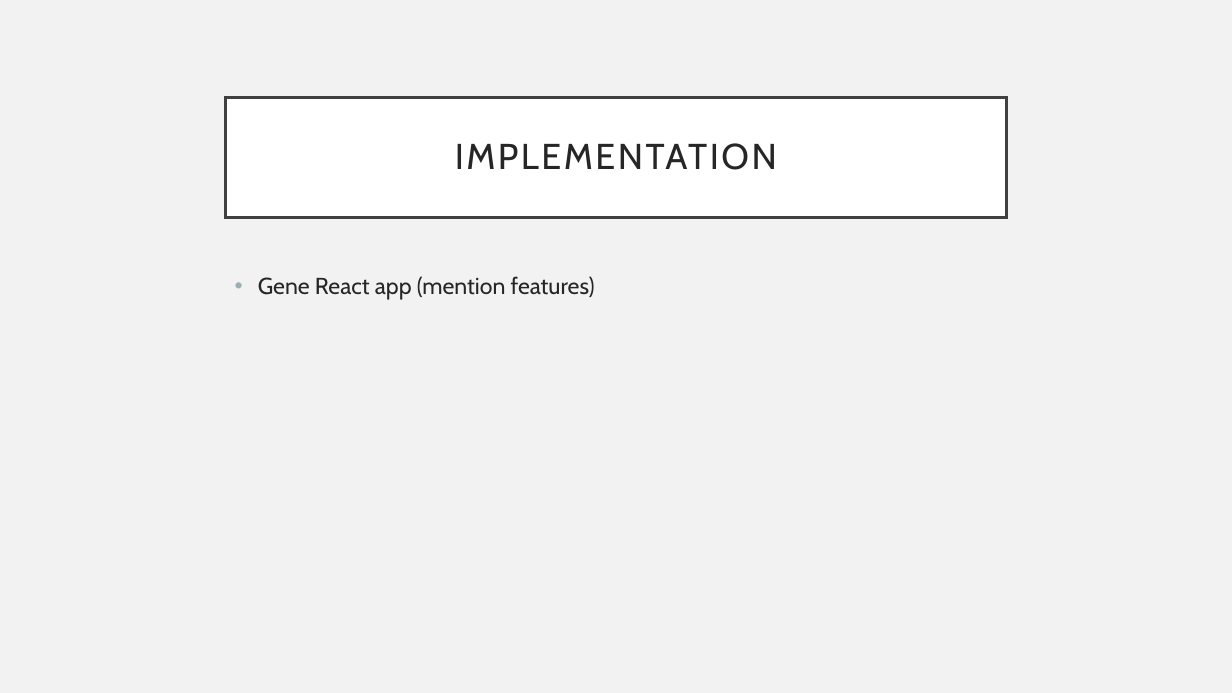
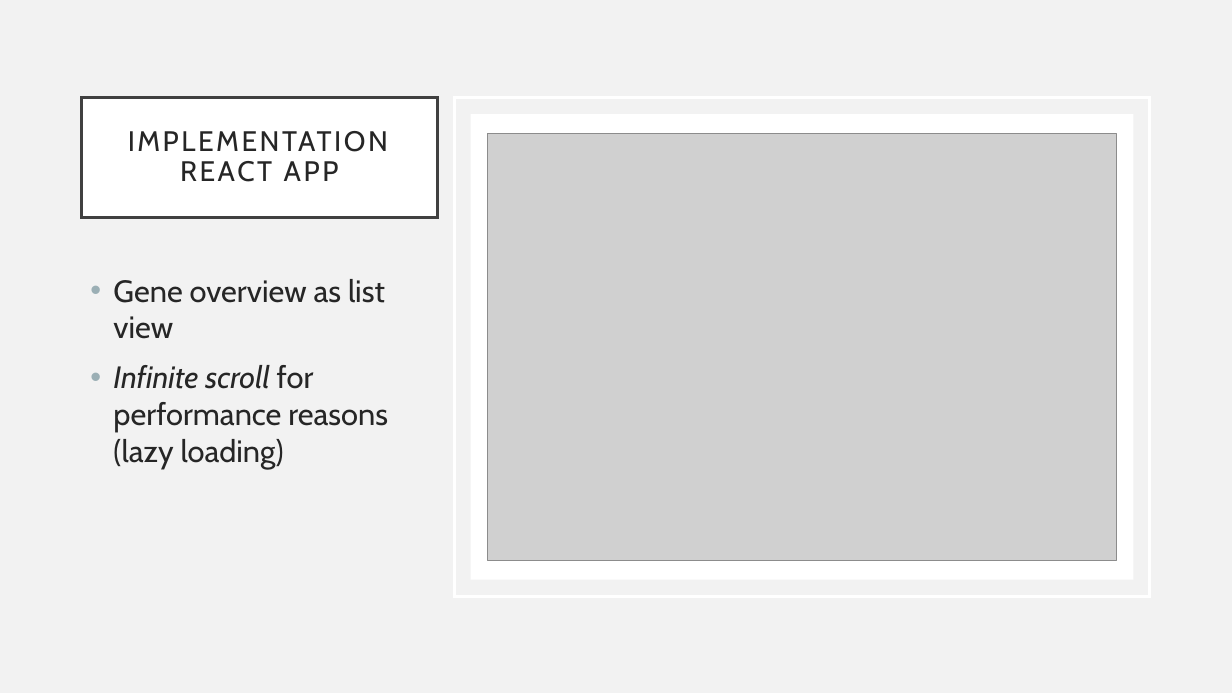
Before and after one commit to G43beli/GENEius, a slide deck: slide 12 of docs/Presentation.pptx (slide 6 before the commit). Drawn at 1232x693 pixels with LibreOffice and Linux fonts; fonts in the diff are those of the drawing; grey boxes stand for pictures. Boxes give left, top, right and bottom in pixels: in the first picture for what was removed or moved away, otherwise in the second. Text is boxed around its words. In the diff, an @@ line names an element or a change of style, - is before the commit and + after.

```diff
--- a/docs/Presentation.pptx
+++ b/docs/Presentation.pptx
@@ title "IMPLEMENTATION REACT APP": place and size @@
-title "IMPLEMENTATION REACT APP" at [226, 97, 1006, 217]
+title "IMPLEMENTATION REACT APP" at [81, 97, 437, 217]
@@ rectangle added at [454, 97, 1150, 596], outline #FFFFFF 2.5 pt @@
@@ rectangle added at [470, 114, 1133, 579], fill #FFFFFF @@
@@ title at [128, 131, 388, 182]: text changed; size 28 to 22 pt @@
-IMPLEMENTATION
+IMPLEMENTATION REACT APP
@@ picture added at [487, 134, 1116, 560] @@
@@ text at [113, 279, 388, 469]: text changed; size 18 to 24 pt @@
-• Gene React app (mention features)
+• Gene overview as list view
+• Infinite scroll for performance reasons (lazy loading)
```
Also in this commit, not shown: 5 other slides changed, 6 slides added, 1 slide removed, 3 other files.
